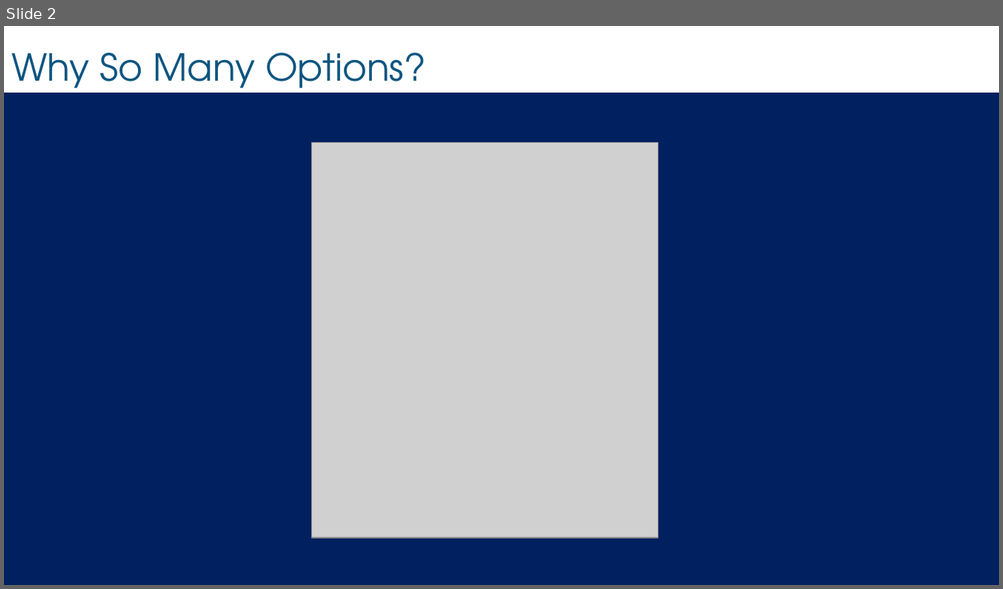
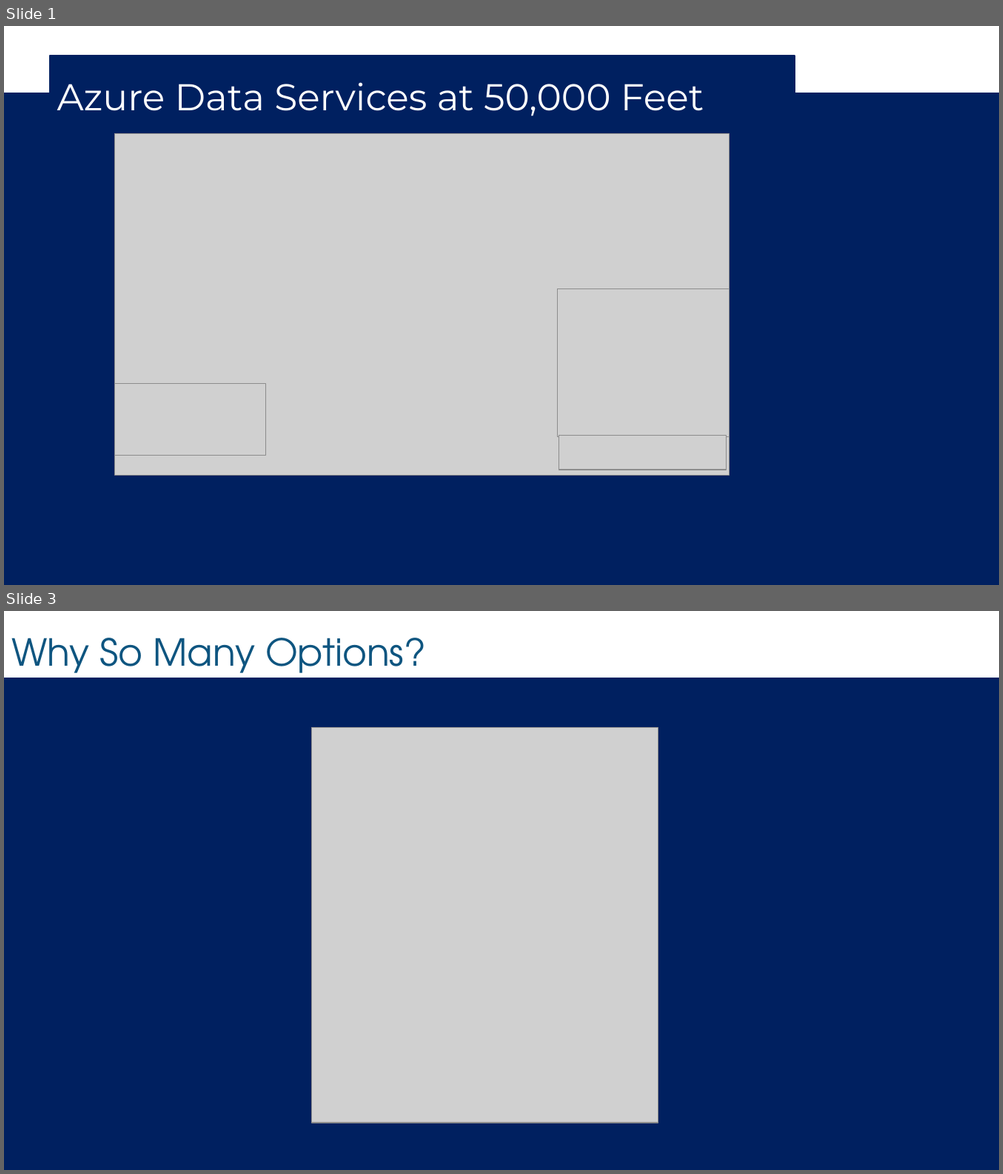
Before and after one commit to bcafferky/shared, a slide deck: AzureDataOverview/AzureDSOverview.pptx. Shown one above the other, each under a label of ours: slide 2 before the commit, slides 1 and 3 after it; the slides between them are not shown. The pictures are 1003x589 and 1003x1174 pixels, drawn with LibreOffice and Linux fonts; fonts in the diff are those of the drawing; grey boxes stand for pictures; background and template pictures are left out. Boxes give left, top, right and bottom in pixels: in the first picture for what was removed or moved away, otherwise in the second. Text is boxed around its words. In the diff, an @@ line names an element or a change of style, - is before the commit and + after.

```diff
--- a/AzureDataOverview/AzureDSOverview.pptx
+++ b/AzureDataOverview/AzureDSOverview.pptx
@@ slide 1 added at [4, 26, 999, 585], background #FFFFFF; not listed: 1 template element that a slide beside it also shows @@
@@ rectangle added at [50, 56, 794, 135], fill #002060, outline #002060 1.5 pt, 36 pt, text #FFFFFF @@
+Azure Data Services at 50,000 Feet
@@ picture added at [115, 134, 729, 476] @@
@@ picture added at [558, 289, 729, 438] @@
@@ picture added at [115, 384, 267, 456] @@
@@ picture added at [558, 436, 726, 470] @@
@@ what was slide 2 is now slide 3 @@
```
Also in this commit, not shown: 2 slides changed, 4 other slides added.
